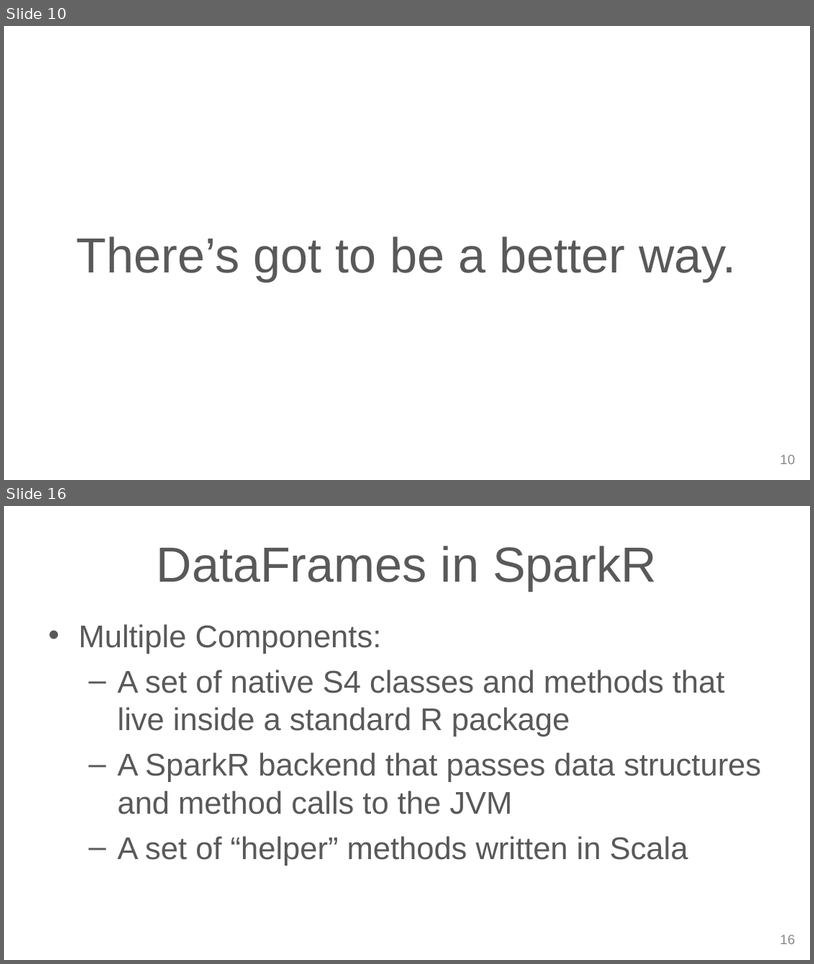
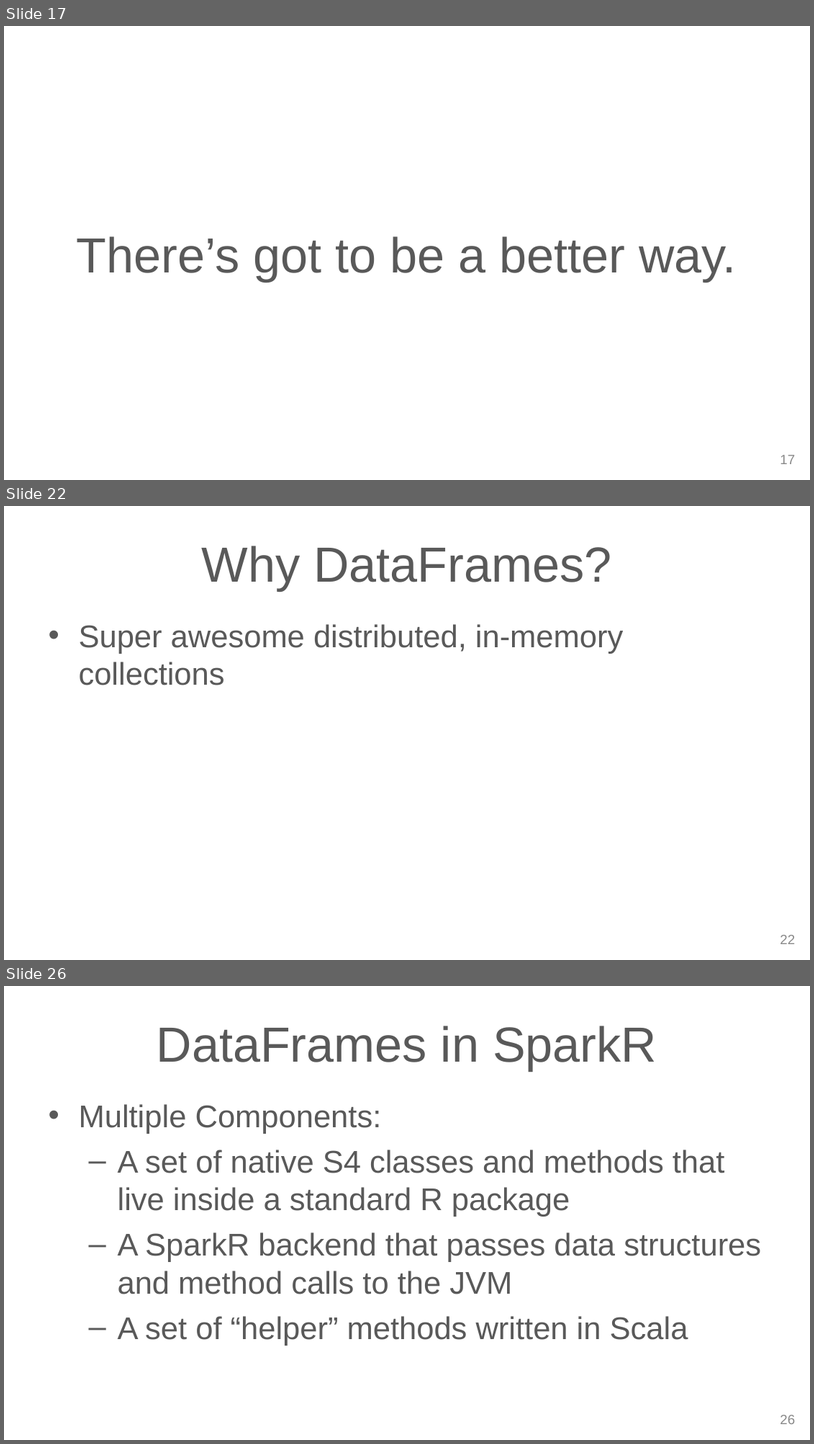
Before and after one commit to cafreeman/SparkR_DataFrame_Demo, a slide deck: SS_DataFrame_Slides.pptx. Shown one above the other, each under a label of ours: slides 10 and 16 before the commit, slides 17, 22 and 26 after it; the slides between them are not shown. The pictures are 814x964 and 814x1444 pixels, drawn with LibreOffice and Linux fonts; fonts in the diff are those of the drawing; background and template pictures are left out. Boxes give left, top, right and bottom in pixels: in the first picture for what was removed or moved away, otherwise in the second. Text is boxed around its words. In the diff, an @@ line names an element or a change of style, - is before the commit and + after.

```diff
--- a/SS_DataFrame_Slides.pptx
+++ b/SS_DataFrame_Slides.pptx
@@ slide 22 added at (4, 506, 810, 960), background picture (left out) @@
@@ title added at (201, 546, 612, 590), 44 pt, text #595959 @@
+Why DataFrames?
@@ text added at (79, 624, 623, 685), 28 pt, text #595959 @@
+• Super awesome distributed, in-memory collections
@@ page number added at (780, 934, 795, 944), 12 pt, text #888888 @@
+22
@@ what was slide 10 is now slide 17 @@
@@ page number at (780, 454, 795, 464): text changed @@
-10
+17
@@ what was slide 16 is now slide 26 @@
@@ page number at (780, 1414, 795, 1424): text changed @@
-16
+26
```
Also in this commit, not shown: 17 slides changed, 10 other slides added, 1 other file.
